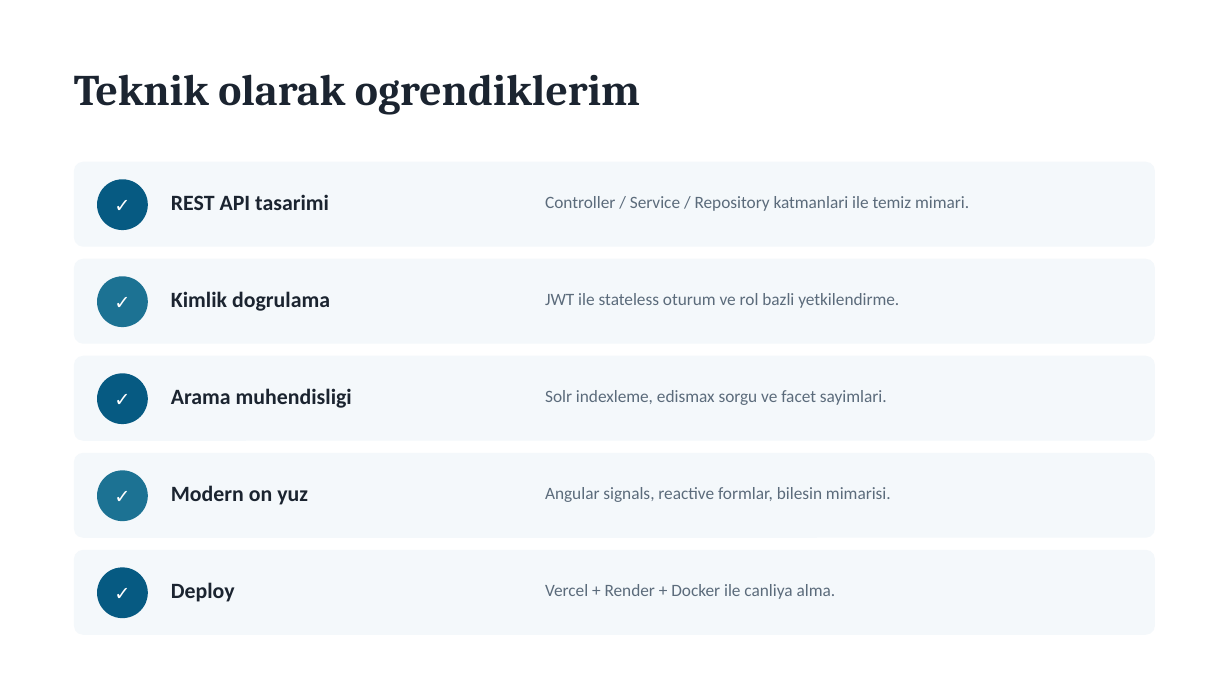
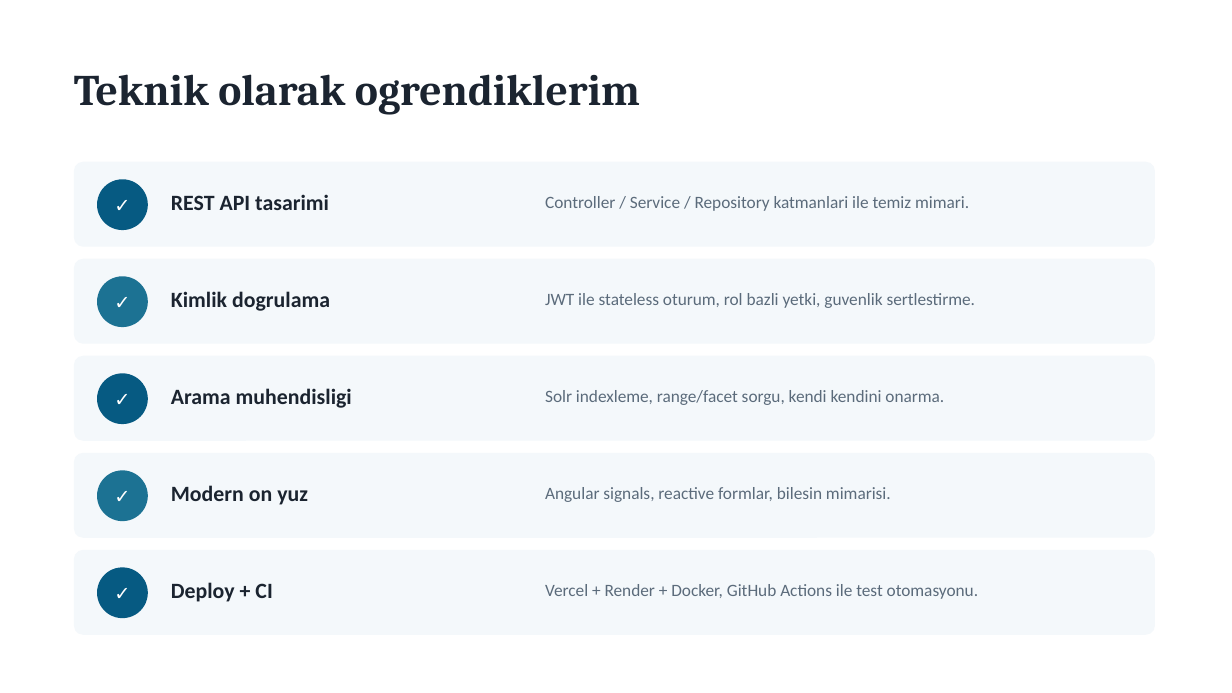
Before and after one commit to mertkaya01/Hotel-Commerce-Service, a slide deck: slide 10 of SUNUM_Otel_Rezervasyon.pptx (slide 8 before the commit). Drawn at 1232x693 pixels with LibreOffice and Linux fonts; fonts in the diff are those of the drawing. Boxes give left, top, right and bottom in pixels: in the first picture for what was removed or moved away, otherwise in the second. Text is boxed around its words. In the diff, an @@ line names an element or a change of style, - is before the commit and + after.

```diff
--- a/SUNUM_Otel_Rezervasyon.pptx
+++ b/SUNUM_Otel_Rezervasyon.pptx
@@ text at (x1=545, y1=293, x2=976, y2=308): text changed @@
-JWT ile stateless oturum ve rol bazli yetkilendirme.
+JWT ile stateless oturum, rol bazli yetki, guvenlik sertlestirme.
@@ text at (x1=545, y1=390, x2=944, y2=405): text changed @@
-Solr indexleme, edismax sorgu ve facet sayimlari.
+Solr indexleme, range/facet sorgu, kendi kendini onarma.
@@ text at (x1=171, y1=582, x2=272, y2=602): text changed @@
-Deploy
+Deploy + CI
@@ text at (x1=545, y1=584, x2=978, y2=599): text changed @@
-Vercel + Render + Docker ile canliya alma.
+Vercel + Render + Docker, GitHub Actions ile test otomasyonu.
```
Also in this commit, not shown: 1 other slide changed, 2 slides added, 1 other file.
